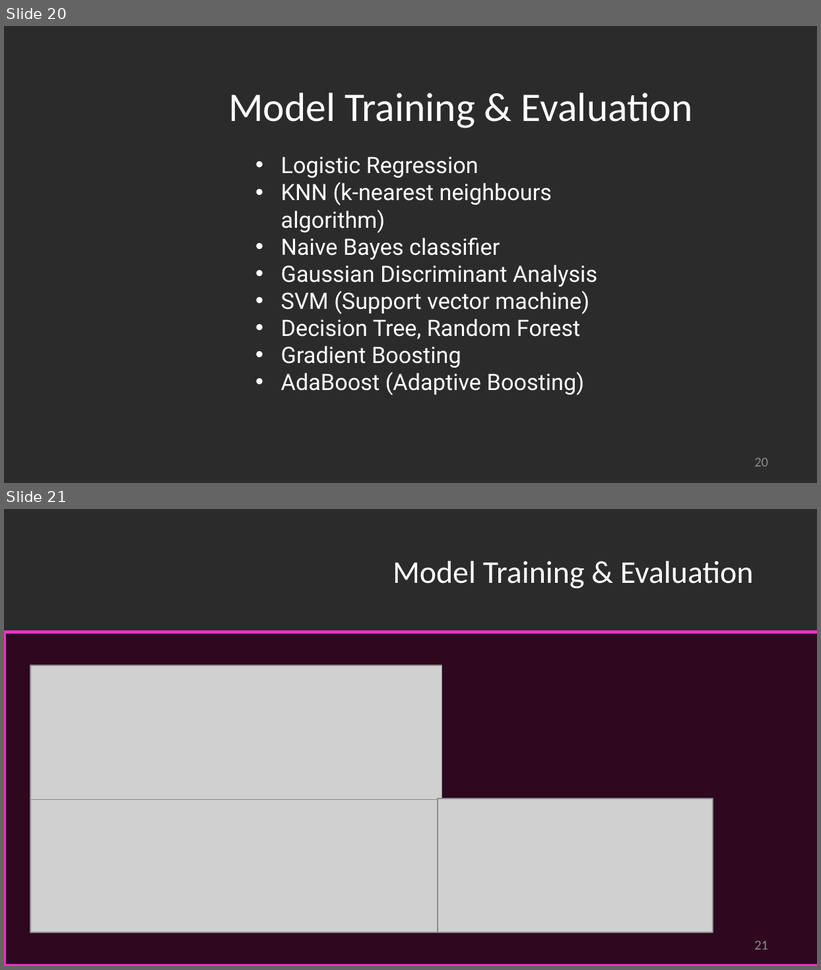
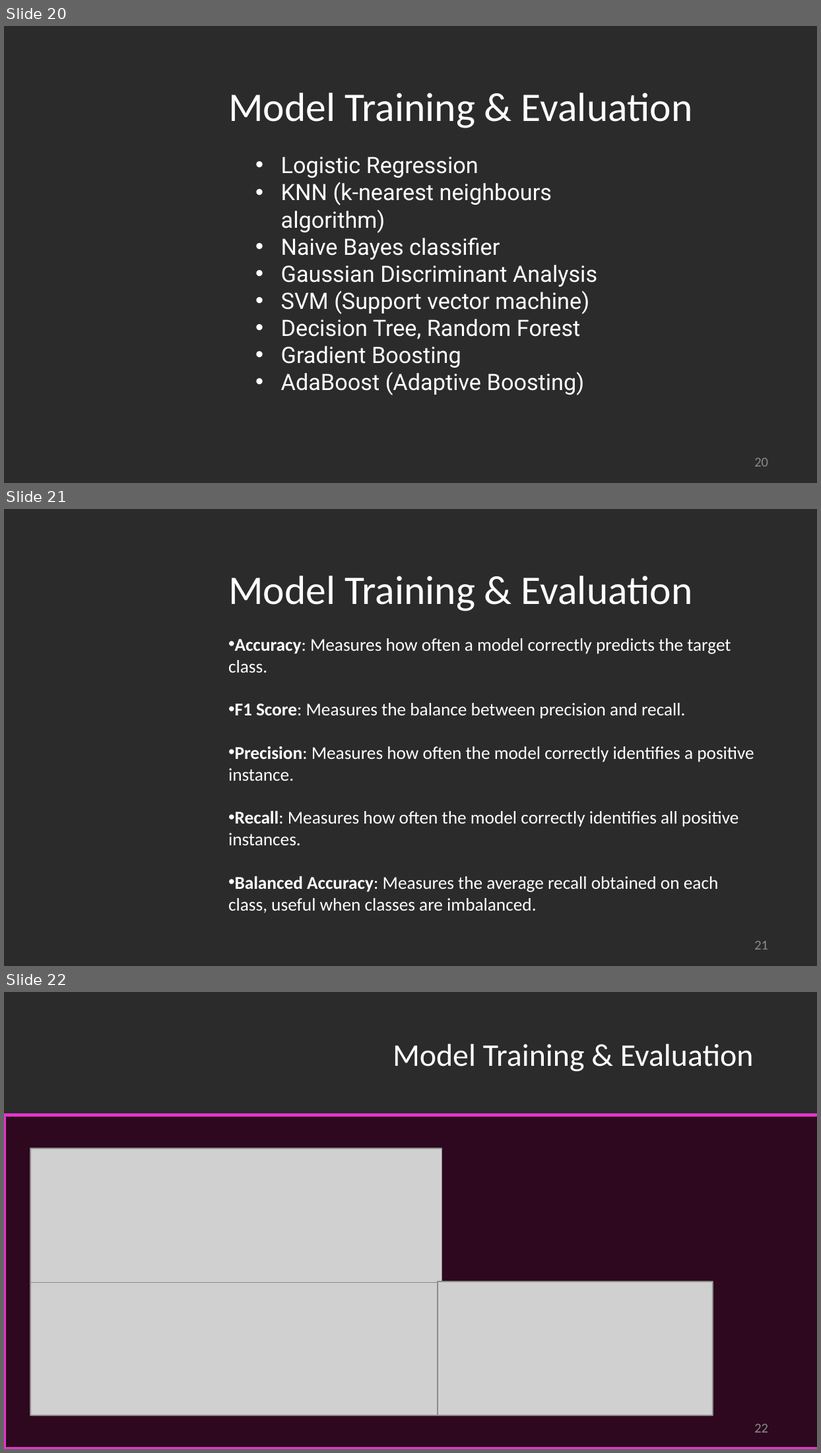
Before and after one commit to alecfilios/Binary-Classification-Breast-Cancer-Prediction, a slide deck: MachineLearningProjectPowerpoint.pptx. Shown one above the other, each under a label of ours: slides 20 and 21 before the commit, slides 20, 21 and 22 after it. The pictures are 821x970 and 821x1453 pixels, drawn with LibreOffice and Linux fonts; fonts in the diff are those of the drawing; grey boxes stand for pictures; background and template pictures are left out; a plain dark background stands for a picture behind light text. Boxes give left, top, right and bottom in pixels: in the first picture for what was removed or moved away, otherwise in the second. Text is boxed around its words. In the diff, an @@ line names an element or a change of style, - is before the commit and + after.

```diff
--- a/MachineLearningProjectPowerpoint.pptx
+++ b/MachineLearningProjectPowerpoint.pptx
@@ slide 21 added at <box>4,509,817,966</box>, background picture (left out) @@
@@ title added at <box>228,576,693,611</box>, 36 pt, text #FFFFFF @@
+Model Training & Evaluation
@@ text added at <box>228,638,754,914</box>, 16 pt, text #FFFFFF @@
+• Accuracy: Measures how often a model correctly predicts the target class.
+• F1 Score: Measures the balance between precision and recall.
+• Precision: Measures how often the model correctly identifies a positive instance.
+• Recall: Measures how often the model correctly identifies all positive instances.
+• Balanced Accuracy: Measures the average recall obtained on each class, useful when classes are imbalanced.
@@ page number added at <box>754,941,768,950</box>, 12 pt, text #8C8C8C @@
+21
@@ what was slide 21 is now slide 22 @@
@@ page number at <box>754,1424,768,1433</box>: text changed @@
-21
+22
```
Also in this commit, not shown: 2 slides changed, 1 other slide added, 1 slide removed, 2 other files.
